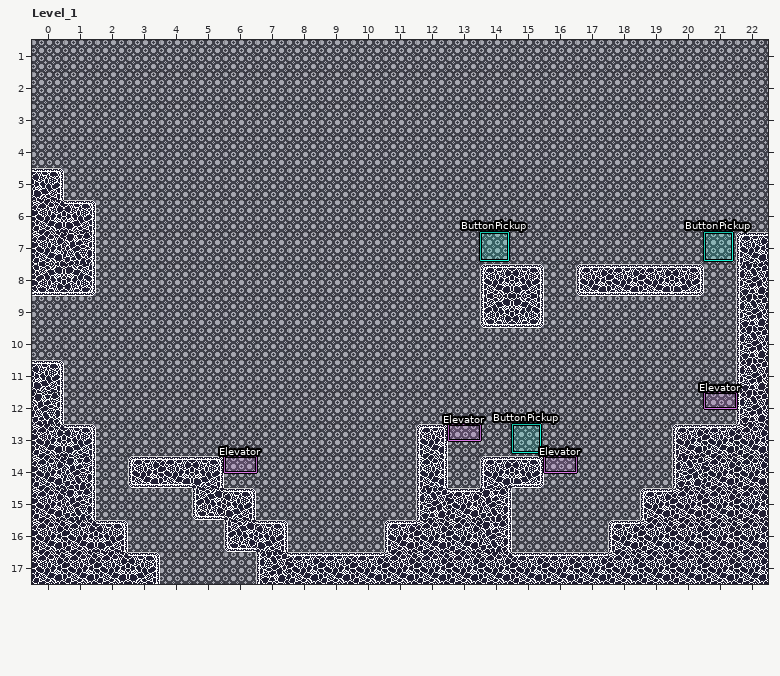
Two versions of a level (LDtk project, src/assets/levels/Franch.ldtk). This is how it looked before the edit.
Cells are 32x32 px. Shown: Level_1 x 0..22, y 1..17.
Once edited:
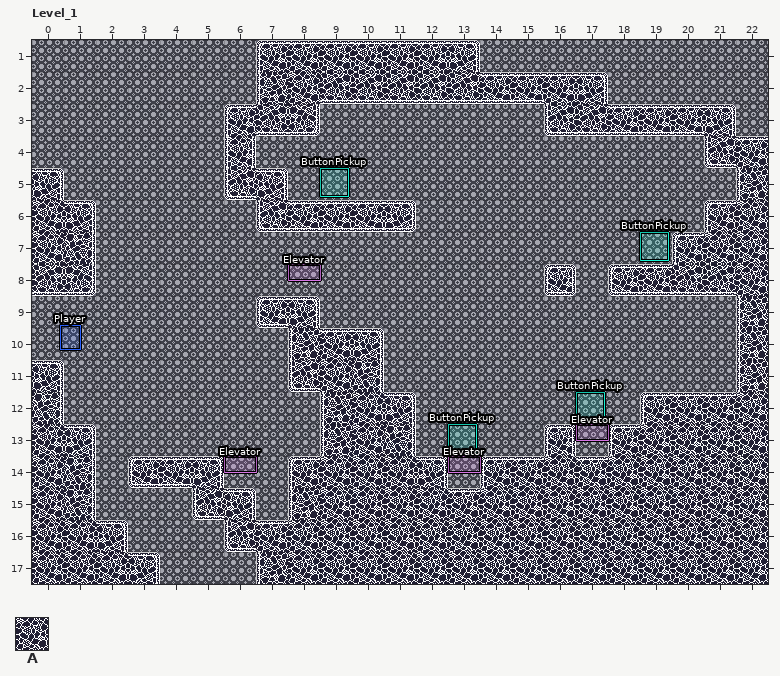
Key: from "Level": A 1.
_ is an empty cell.
Objects are placed by their top-left corner, in cells (3,4 is the top-left corner of cell 3,4); size is 1x1 cell unless given.
Edits made:
Layer "Level":
y 1: x 7..13 _______ -> AAAAAAA
y 2: x 7..17 ___________ -> AAAAAAAAAAA
y 3: x 6..8 ___ -> AAA; x 16..21 ______ -> AAAAAA
y 4: x 6 _ -> A; x 21..22 __ -> AA
y 5: x 6..7 __ -> AA; x 22 _ -> A
y 6: x 7..11 _____ -> AAAAA; x 21..22 __ -> AA
y 7: x 20..21 __ -> AA
y 8: x 14..17 AA_A -> __A_; x 21 _ -> A
y 9: x 7..8 __ -> AA; x 14..15 AA -> __
y 10..11: x 8..10 ___ -> AAA
y 12: x 9..11 ___ -> AAA; x 19..21 ___ -> AAA
y 13: x 9..12 ___A -> AAA_; x 16 _ -> A; x 18..19 __ -> AA
y 14: x 8..11 ____ -> AAAA; x 16..19 ____ -> AAAA
y 15: x 8..11 ____ -> AAAA; x 15..18 ____ -> AAAA
y 16: x 8..10 ___ -> AAA; x 15..17 ___ -> AAA
Layer "Entities":
added: "Elevator" rectangle at 8,8 size 1x0.5
added: "ButtonPickup" rectangle at 19,7 size 0.9x0.9
added: "ButtonPickup" rectangle at 9,5 size 0.9x0.9
added: "ButtonPickup" rectangle at 13,13 size 0.9x0.9
added: "Elevator" rectangle at 17,13 size 1x0.5
added: "Player" rectangle at 0.9,9.9 size 0.6x0.8
added: "ButtonPickup" rectangle at 17,12 size 0.9x0.9
added: "Elevator" rectangle at 13,14 size 1x0.5
removed: "Elevator" rectangle at 13,13 size 1x0.5
removed: "Elevator" rectangle at 16,14 size 1x0.5
removed: "Elevator" rectangle at 21,12 size 1x0.5
removed: "ButtonPickup" rectangle at 14,7 size 0.9x0.9
removed: "ButtonPickup" rectangle at 21,7 size 0.9x0.9
removed: "ButtonPickup" rectangle at 15,13 size 0.9x0.9
